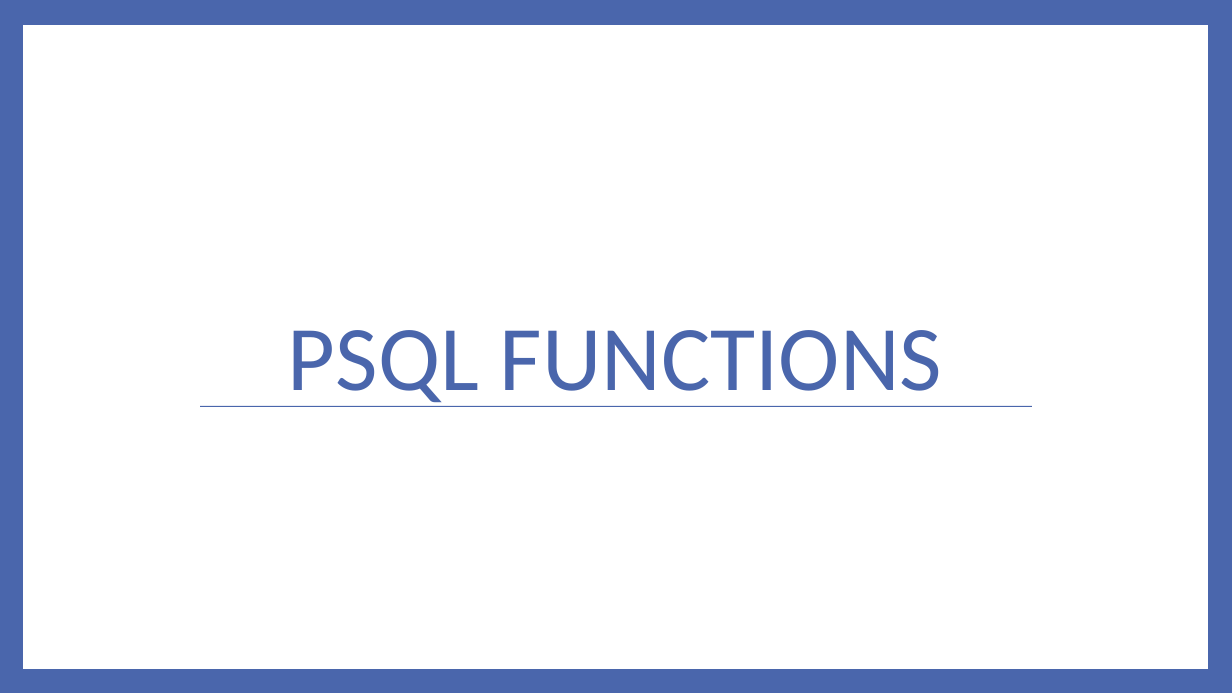
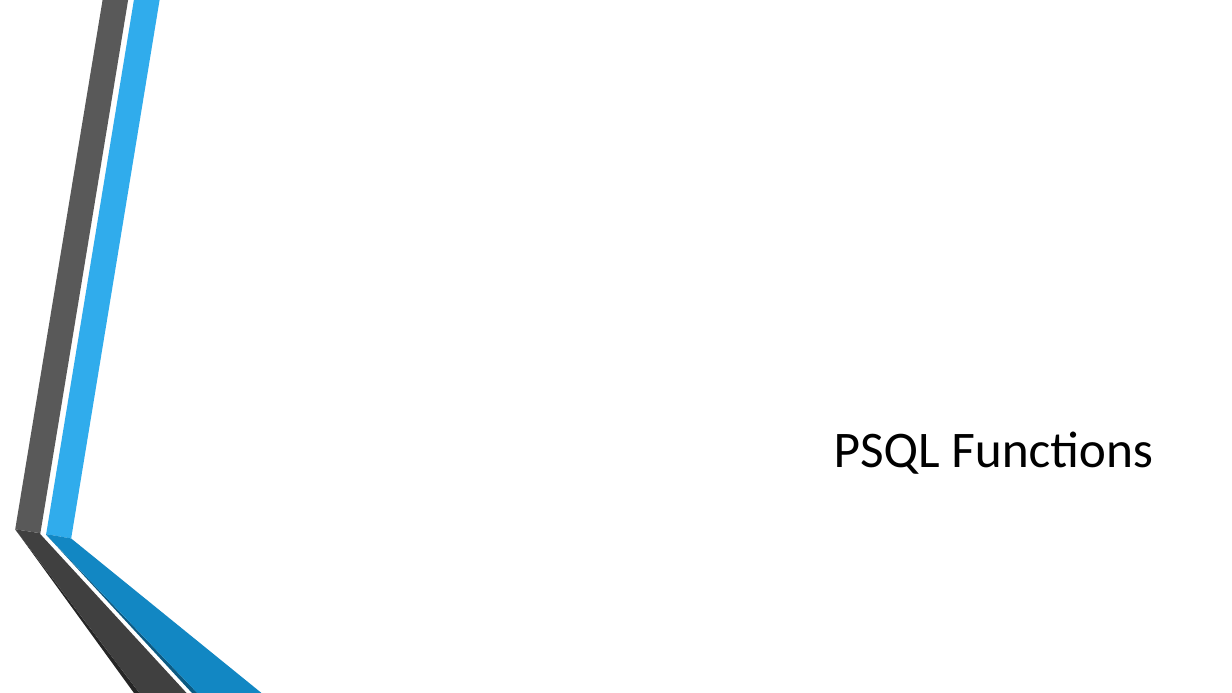
Before and after one commit to MGIS-UMN/GIS5577_week3, a slide deck: slide 37 of Database_Management.odp (slide 35 before the commit). Drawn at 1232x693 pixels with LibreOffice and Linux fonts; fonts in the diff are those of the drawing; background and template pictures are left out. Boxes give left, top, right and bottom in pixels: in the first picture for what was removed or moved away, otherwise in the second. Text is boxed around its words. In the diff, an @@ line names an element or a change of style, - is before the commit and + after.

```diff
--- a/Database_Management.odp
+++ b/Database_Management.odp
@@ background #4A66AC to picture (left out) @@
@@ freeform shape removed at [23,25,1208,670] @@
@@ line removed from (201, 407) to (1032, 407) @@
@@ title at [834,431,1153,474]: text changed; size 72 to 40 pt; text colour #4A66AC to #000000 @@
-PSQL FUNCTIONS
+PSQL Functions
@@ group added at [15,0,262,693]: 6 freeform shapes @@
```
Also in this commit, not shown: 36 other slides changed, 4 slides added, 2 slides removed, 1 other file.
